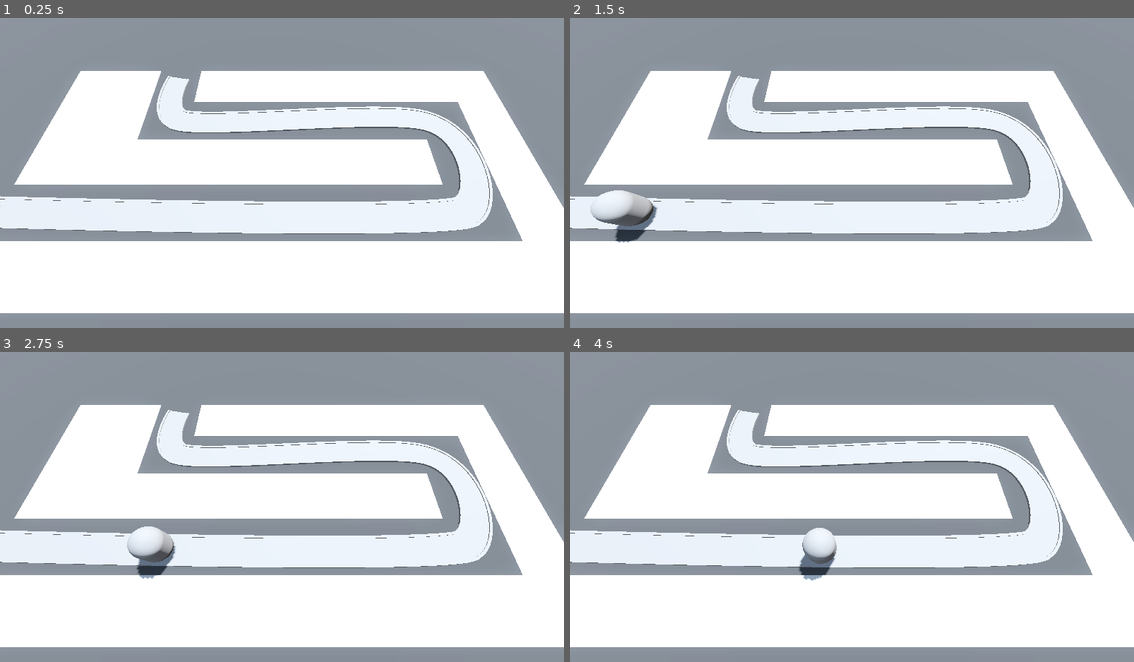
Above: before the commit, frames 1-4 (two rows, left to right).
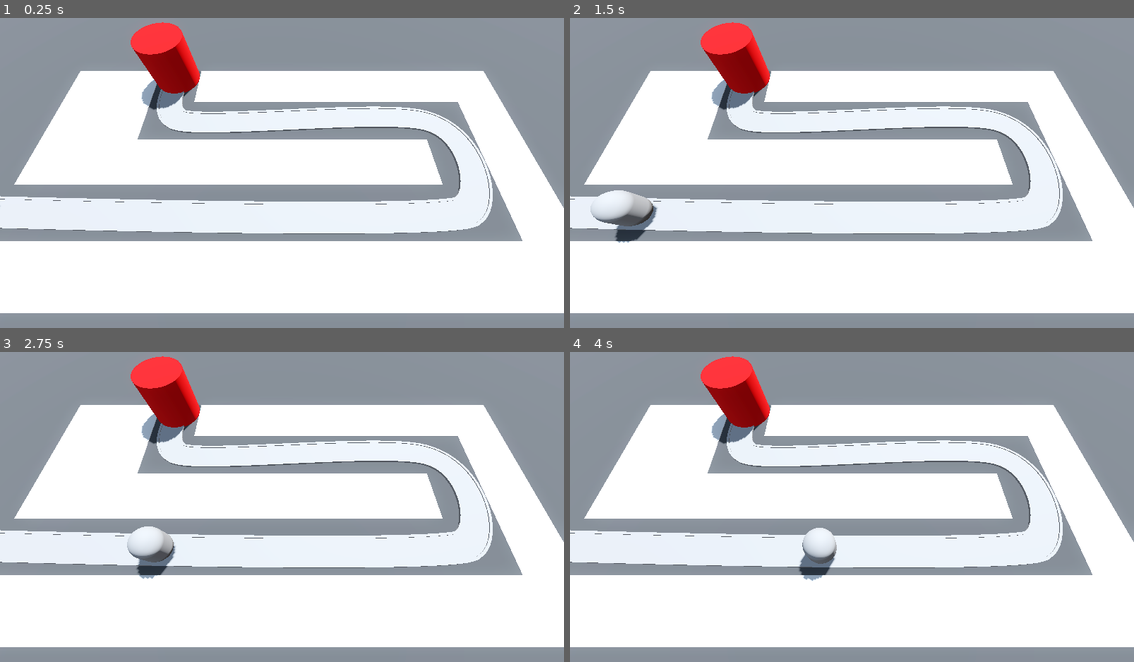
Above: after the commit, the same moments.

Repository: DapperMongoose/BarbarianBlaster
Game: Godot game, scene res://BaseLevel.tscn
Same seed, same stepped clock (60 frames per second), same inputs: the game is played once before the commit and once after it.
Inputs:
- Up to frame 1 (0.25 s): no input
- Up to frame 2 (1.5 s): no input
- Up to frame 3 (2.75 s): no input
- Up to frame 4 (4 s): no input

The runs differ from the first frame. In frame 1, 2.3% of the frame differs, in the area x 23-36%, y 1-30%; in frame 2, 2.3%; in frame 3, 2.3%; in frame 4, 2.3%.

Commit message:
completed making a base lesson

Diff:
--- /dev/null
+++ b/Base/base.gd
@@ -0,0 +1,4 @@
+extends Node3D
+
+func take_damage() -> void:
+	print("damage dealt to base")
--- /dev/null
+++ b/Base/base.tscn
@@ -0,0 +1,17 @@
+[gd_scene load_steps=3 format=3 uid="uid://c5gm5ehuyoruw"]
+
+[ext_resource type="Script" path="res://Base/base.gd" id="1_qbfkp"]
+
+[sub_resource type="StandardMaterial3D" id="StandardMaterial3D_gjoub"]
+albedo_color = Color(0.886275, 0, 0.0196078, 1)
+
+[node name="Base" type="Node3D" groups=["base"]]
+transform = Transform3D(1, 0, 0, 0, 1, 0, 0, 0, 1, -10, 0, -7)
+script = ExtResource("1_qbfkp")
+
+[node name="CSGCylinder3D" type="CSGCylinder3D" parent="."]
+transform = Transform3D(1, 0, 0, 0, 1, 0, 0, 0, 1, 0, 2, 0)
+radius = 2.0
+height = 4.0
+sides = 32
+material = SubResource("StandardMaterial3D_gjoub")
--- a/BaseLevel.tscn
+++ b/BaseLevel.tscn
@@ -1,7 +1,8 @@
-[gd_scene load_steps=8 format=3 uid="uid://b1kw5c8m32opa"]
+[gd_scene load_steps=9 format=3 uid="uid://b1kw5c8m32opa"]
 
 [ext_resource type="MeshLibrary" uid="uid://mdme5odraldw" path="res://MeshLibraries/SpaceLibrary.tres" id="1_a3dda"]
 [ext_resource type="PackedScene" uid="uid://m0oy5ndobo68" path="res://Enemy/enemy.tscn" id="2_8v4dp"]
+[ext_resource type="PackedScene" uid="uid://c5gm5ehuyoruw" path="res://Base/base.tscn" id="3_1v73c"]
 
 [sub_resource type="ProceduralSkyMaterial" id="ProceduralSkyMaterial_8daac"]
 sky_horizon_color = Color(0.64625, 0.65575, 0.67075, 1)
@@ -95,3 +96,5 @@
 
 [node name="Enemy" parent="Path3D" instance=ExtResource("2_8v4dp")]
 transform = Transform3D(-4.37111e-08, 0, -0.999993, 0, 1, 0, 0.999993, 0, -4.37111e-08, -22, 0, 6)
+
+[node name="Base" parent="." instance=ExtResource("3_1v73c")]
--- a/Enemy/enemy.gd
+++ b/Enemy/enemy.gd
@@ -2,6 +2,10 @@
 
 @export var speed: float = 5
 
+@onready var base = get_tree().get_first_node_in_group("base")
+
 # Called every frame. 'delta' is the elapsed time since the previous frame.
 func _process(delta: float) -> void:
 	progress += (delta * speed)
+	if progress_ratio == 1.0:
+		base.take_damage()
